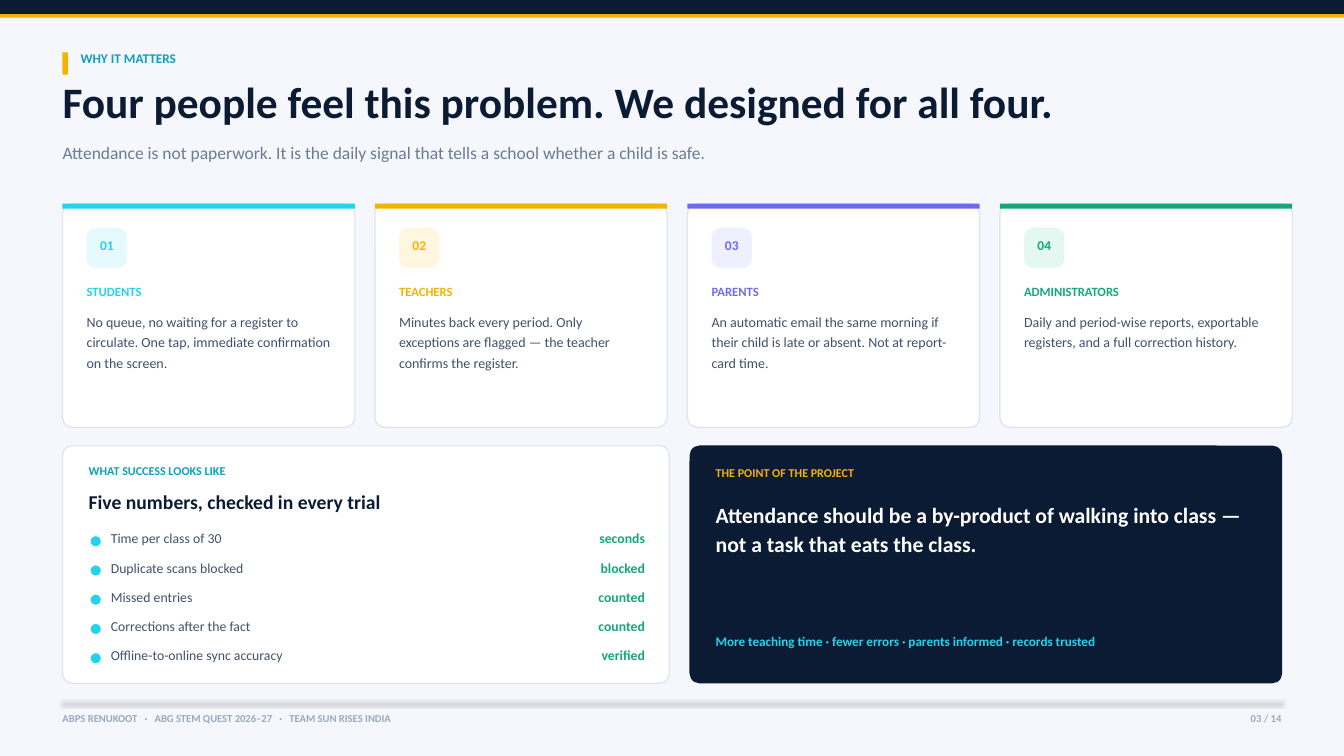
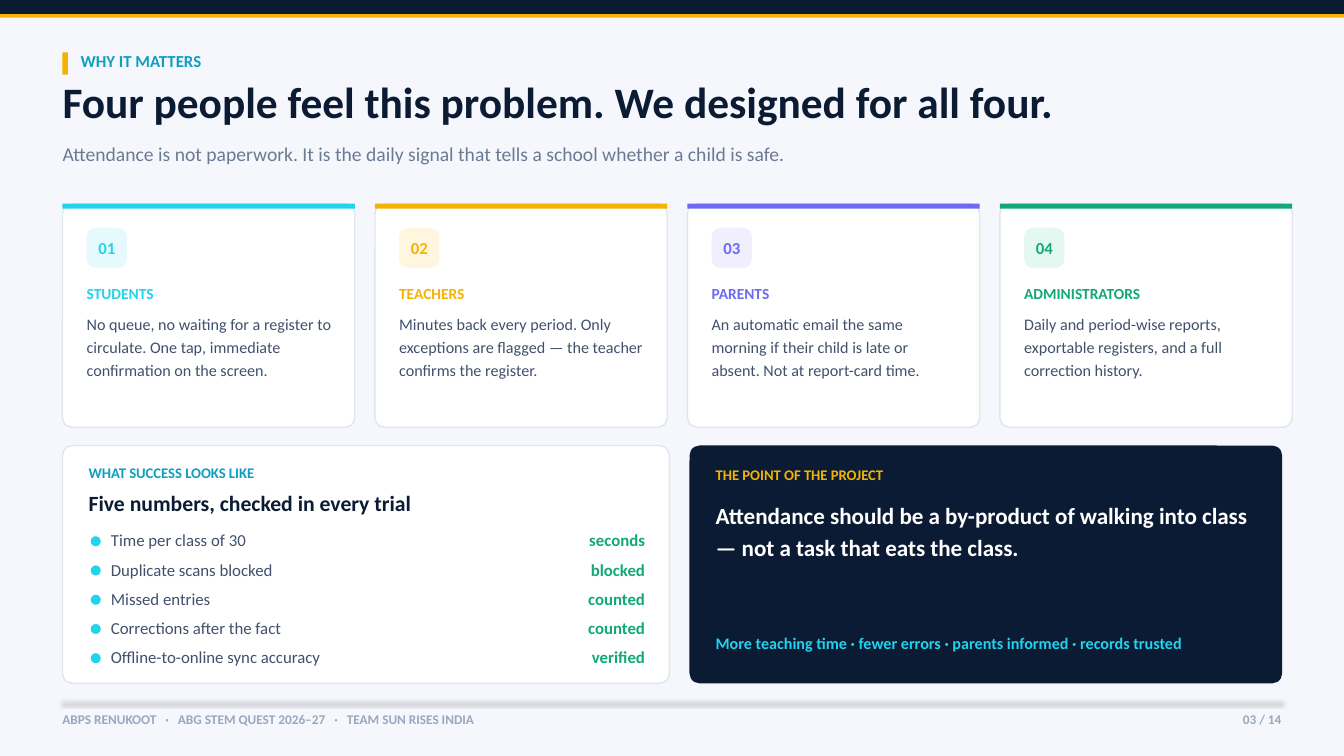
Before and after one commit to durgeshriyaconstruction-sketch/astro-smart-attendance, a slide deck: slide 3 of Astro_Smart_Attendance_Team_Sun_Rises_India.pptx. Drawn at 1344x756 pixels with LibreOffice and Linux fonts; fonts in the diff are those of the drawing. Boxes give left, top, right and bottom in pixels: in the first picture for what was removed or moved away, otherwise in the second. Text is boxed around its words. In the diff, an @@ line names an element or a change of style, - is before the commit and + after.

Commit message:
Increase type size across the deck for projection legibility
Body text was 9.2-9.6pt: report typography, not slide typography. Rescaled all
165 text calls by ROLE rather than uniformly, so small text gets the biggest
lift and display type stays put:

  <=7.9pt  x1.22   micro-captions
  <=9.8pt  x1.24   body, labels, table cells  (9.2 -> 11.5)
  <=11.5pt x1.14   lead body
  <=14pt   x1.10   subtitles
  <=16.5pt x1.07   card headings
  20pt+    x1.00   display headlines unchanged

Sizes snapped to half-points. Knock-on fixes: SDG label box widened (it wrapped
to two ragged lines), slide-2 stat label given room to wrap, title-slide badges
re-measured at the new 11pt. Gates: no overflow, no autofit, 0 spc, 0 p:bg.
PDF rebuilt.

```diff
--- a/Astro_Smart_Attendance_Team_Sun_Rises_India.pptx
+++ b/Astro_Smart_Attendance_Team_Sun_Rises_India.pptx
@@ text "WHY IT MATTERS" at bbox=[81, 56, 201, 67]: size 9.5 to 12 pt @@
@@ text "Attendance is not paperwork. It ..." at bbox=[63, 147, 784, 165]: size 12.5 to 14 pt @@
@@ size 9.6 to 12 pt in 4 elements at bbox=[98, 243, 115, 254], bbox=[411, 243, 428, 254], bbox=[723, 243, 740, 254], bbox=[1036, 243, 1053, 254] @@
@@ size 9 to 11 pt in 4 elements at bbox=[87, 289, 154, 299], bbox=[399, 289, 464, 299], bbox=[712, 289, 770, 299], bbox=[1024, 289, 1140, 299] @@
@@ size 10 to 11.5 pt in 4 elements at bbox=[87, 319, 331, 376], bbox=[399, 319, 643, 379], bbox=[712, 319, 920, 379], bbox=[1024, 319, 1222, 379] @@
@@ text "WHAT SUCCESS LOOKS LIKE" at bbox=[89, 468, 254, 478]: size 8.6 to 10.5 pt @@
@@ text "THE POINT OF THE PROJECT" at bbox=[716, 470, 883, 480]: size 8.6 to 10.5 pt @@
@@ text "Five numbers, checked in every ..." at bbox=[89, 495, 411, 515]: size 14 to 15.5 pt @@
@@ text "Attendance should be a by-product ..." at bbox=[716, 507, 1247, 556]: size 15.5 to 16.5 pt @@
@@ size 9.8 to 12 pt in 10 elements at bbox=[111, 534, 246, 549], bbox=[111, 564, 273, 579], bbox=[111, 593, 210, 605], bbox=[111, 622, 281, 634], bbox=[111, 651, 320, 666], bbox=[589, 534, 645, 546], bbox=[591, 564, 645, 576], bbox=[588, 593, 645, 605], bbox=[588, 622, 645, 634], bbox=[592, 651, 645, 663] @@
@@ text "More teaching time · fewer ..." at bbox=[716, 637, 1181, 652]: size 9.4 to 11.5 pt @@
@@ text "ABPS RENUKOOT · ABG STEM ..." at bbox=[62, 715, 474, 726]: size 7.6 to 9.5 pt @@
@@ text "03 / 14" at bbox=[1243, 715, 1281, 724]: size 7.6 to 9.5 pt @@
```
Also in this commit, not shown: 13 other slides changed, 2 other files.
